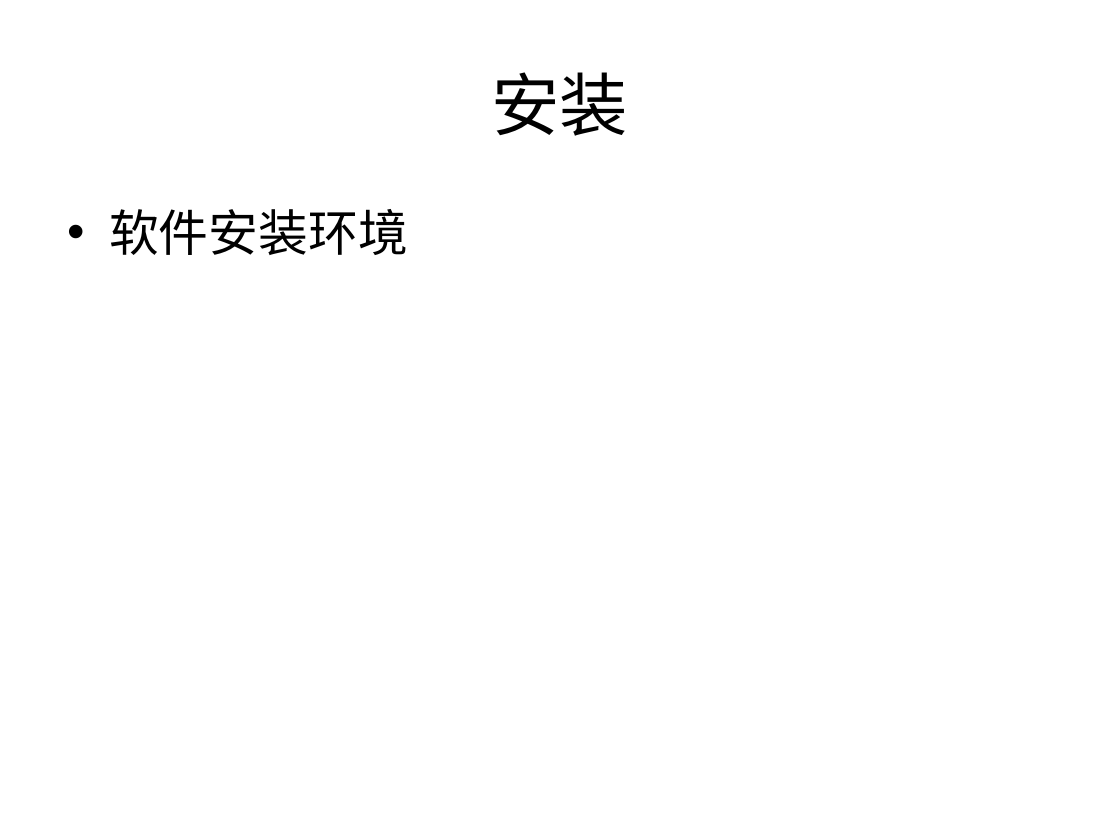
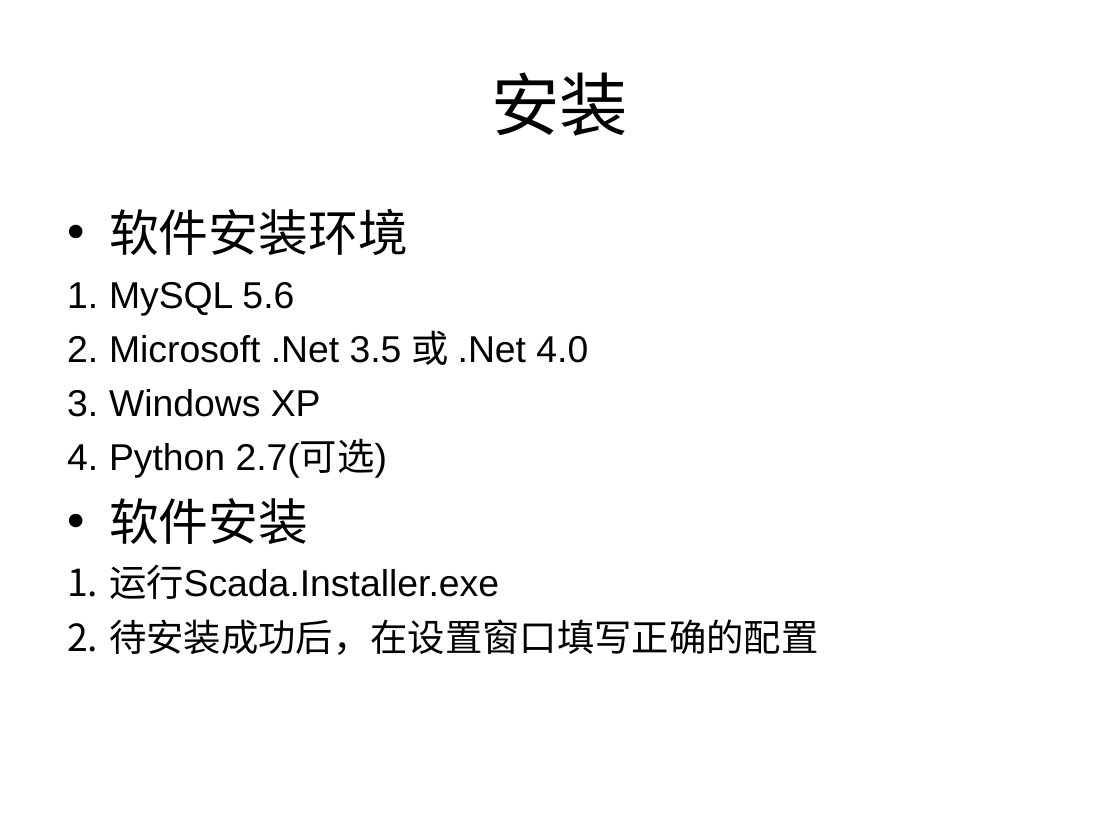
Before and after one commit to mrddos/planisphere, a slide deck: slide 2 of DAQ/Bin/Config/introduction.ppt. Drawn at 1120x840 pixels with LibreOffice and Linux fonts; fonts in the diff are those of the drawing. Boxes give left, top, right and bottom in pixels: in the first picture for what was removed or moved away, otherwise in the second. Text is boxed around its words. In the diff, an @@ line names an element or a change of style, - is before the commit and + after.

```diff
--- a/DAQ/Bin/Config/introduction.ppt
+++ b/DAQ/Bin/Config/introduction.ppt
@@ text at [109, 282, 818, 655]: paragraphs added @@
+1. MySQL 5.6
+2. Microsoft .Net 3.5 或 .Net 4.0
+3. Windows XP
+4. Python 2.7(可选)
+• 软件安装
+1. 运行Scada.Installer.exe
+2. 待安装成功后，在设置窗口填写正确的配置
```
Also in this commit, not shown: 2 other slides changed, 9 slides added.
